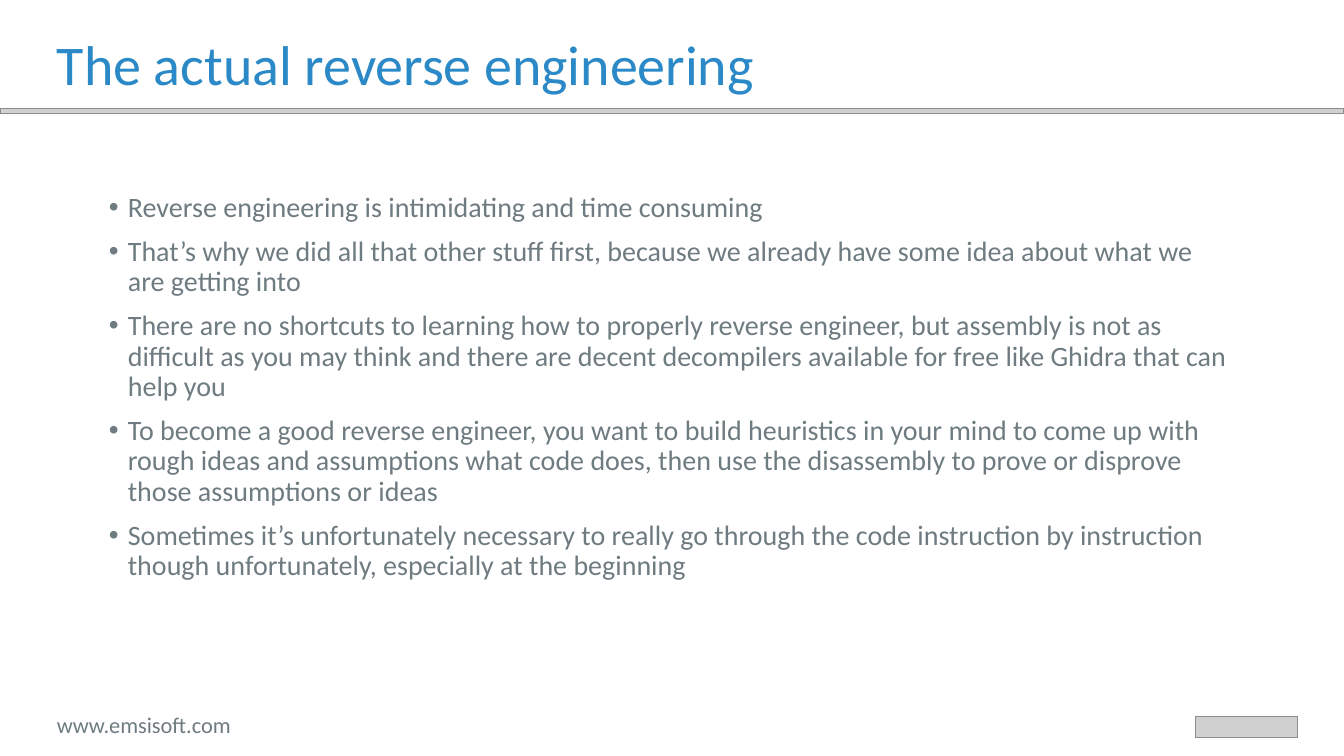
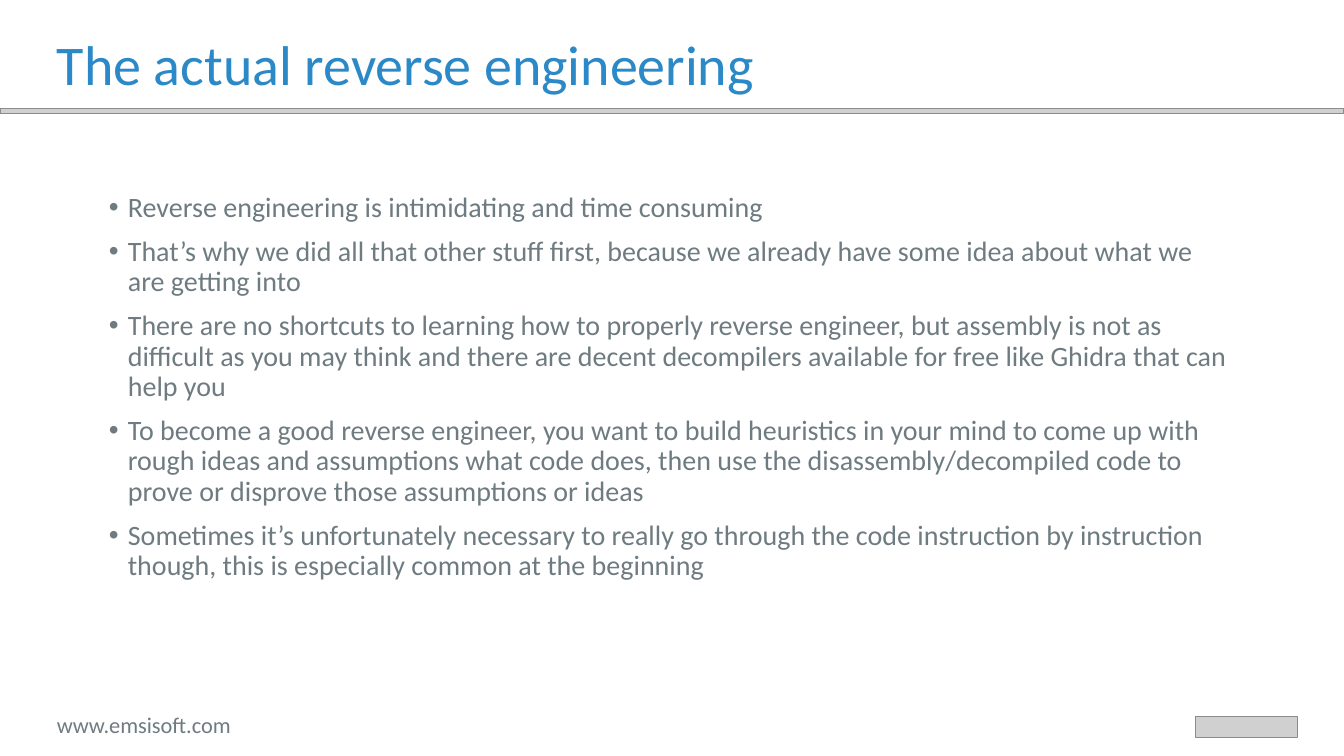
Before and after one commit to fwosar/presentations, a slide deck: slide 22 of oxford/Oxford_2019.pptx. Drawn at 1344x756 pixels with LibreOffice and Linux fonts; fonts in the diff are those of the drawing; grey boxes stand for pictures. Boxes give left, top, right and bottom in pixels: in the first picture for what was removed or moved away, otherwise in the second. Text is boxed around its words. In the diff, an @@ line names an element or a change of style, - is before the commit and + after.

Commit message:
Typos and stuff

```diff
--- a/oxford/Oxford_2019.pptx
+++ b/oxford/Oxford_2019.pptx
@@ text at (x1=128, y1=420, x2=1203, y2=580): text changed @@
-• To become a good reverse engineer, you want to build heuristics in your mind to come up with rough ideas and assumptions what code does, then use the disassembly to prove or disprove those assumptions or ideas
-• Sometimes it’s unfortunately necessary to really go through the code instruction by instruction though unfortunately, especially at the beginning
+• To become a good reverse engineer, you want to build heuristics in your mind to come up with rough ideas and assumptions what code does, then use the disassembly/decompiled code to prove or disprove those assumptions or ideas
+• Sometimes it’s unfortunately necessary to really go through the code instruction by instruction though, this is especially common at the beginning
```
Also in this commit, not shown: 5 other slides changed.
